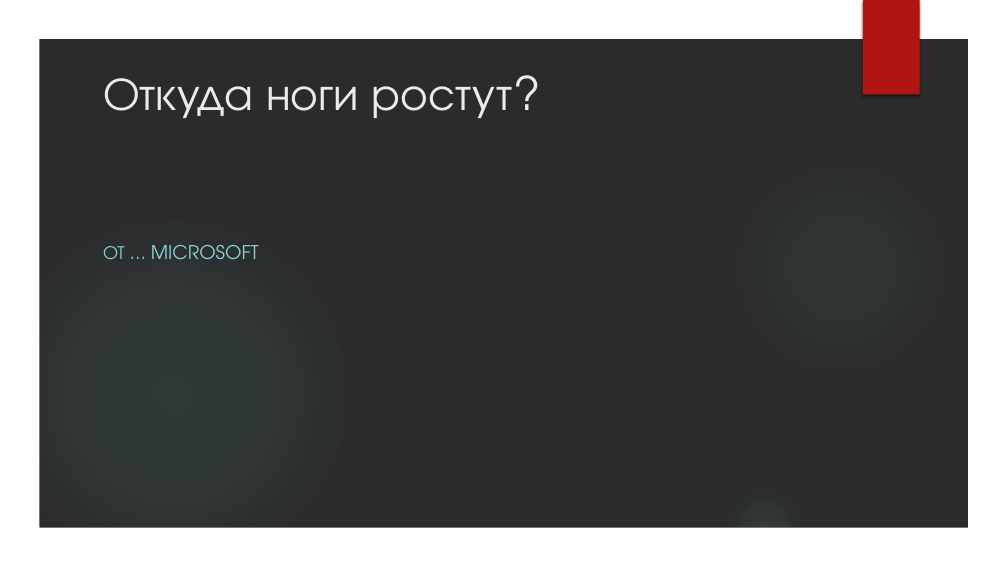
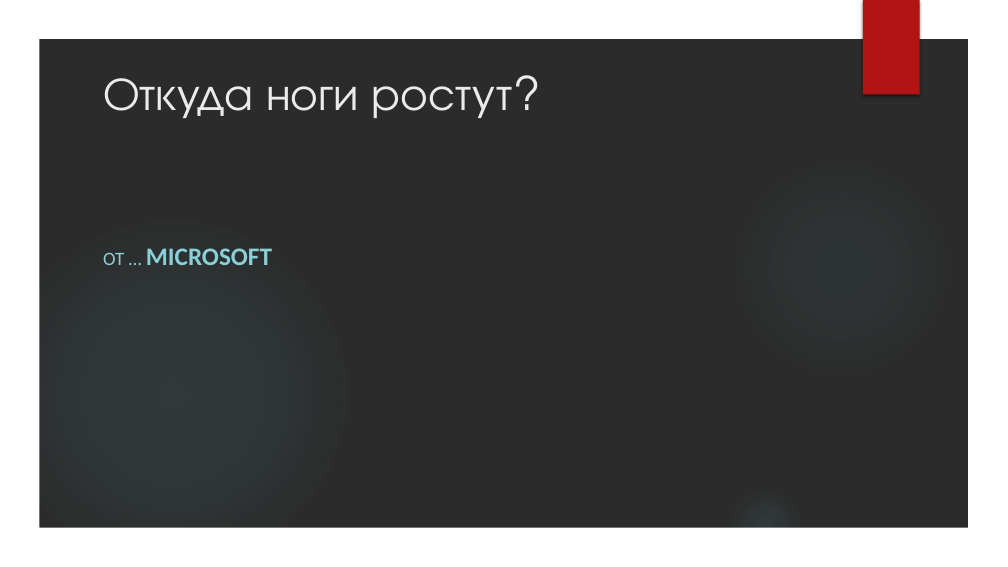
Before and after one commit to VladimirMakarevich/presentations, a slide deck: slide 39 of reactiveX/reactiveX.pptx (slide 10 before the commit). Drawn at 1008x567 pixels with LibreOffice and Linux fonts; fonts in the diff are those of the drawing; background and template pictures are left out; a plain dark background stands for a picture behind light text. Boxes give left, top, right and bottom in pixels: in the first picture for what was removed or moved away, otherwise in the second. Text is boxed around its words. In the diff, an @@ line names an element or a change of style, - is before the commit and + after.

```diff
--- a/reactiveX/reactiveX.pptx
+++ b/reactiveX/reactiveX.pptx
@@ subtitle "ОТ … MICROSOFT" at [103,248,272,265]: size 18 to 24 pt, bold on in "MICROSOFT"; font TeX Gyre Adventor to Calibri @@
```
Also in this commit, not shown: 10 other slides changed, 38 slides added, 7 slides removed.
